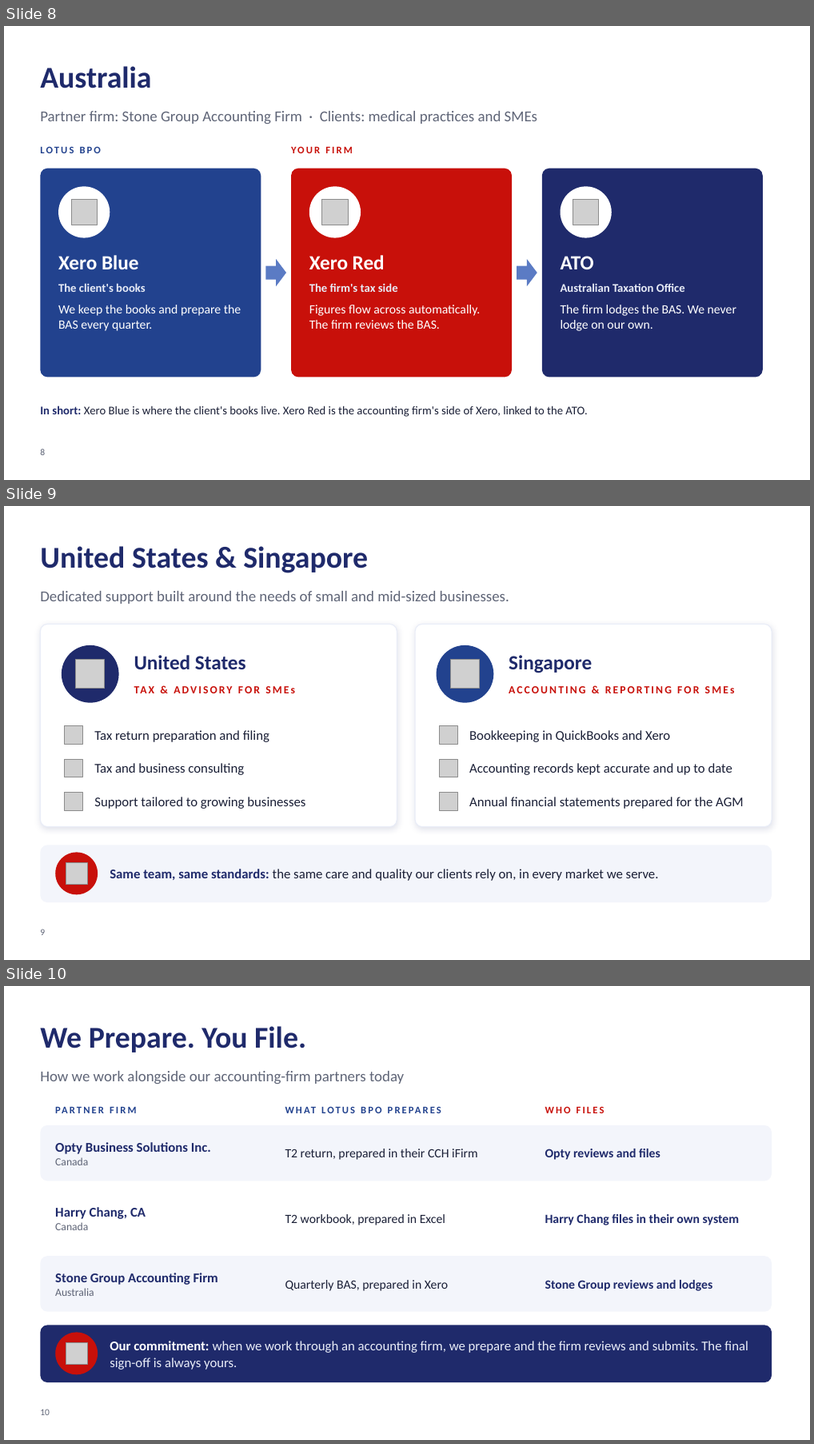
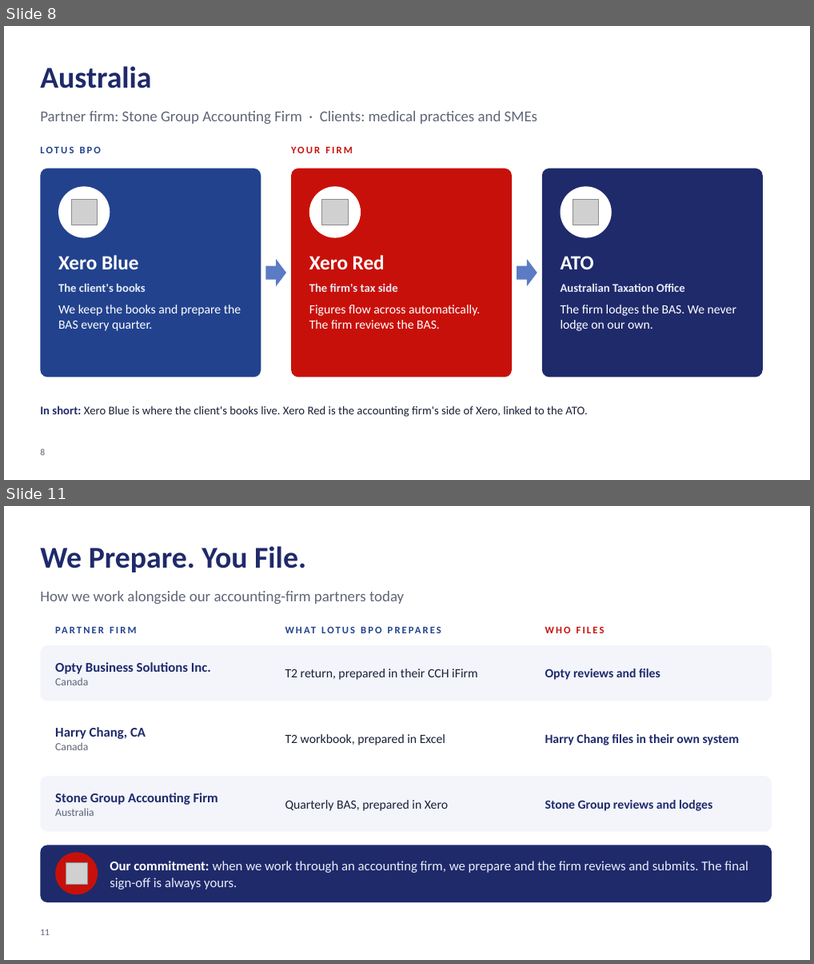
Before and after one commit to alvinjohnrheycamacho-source/Presentation-Deck, a slide deck: Lotus BPO - Conference Deck.pptx. Shown one above the other, each under a label of ours: slides 8, 9 and 10 before the commit, slides 8 and 11 after it; the slides between them are not shown. The pictures are 814x1444 and 814x964 pixels, drawn with LibreOffice and Linux fonts; fonts in the diff are those of the drawing; grey boxes stand for pictures; background and template pictures are left out. Boxes give left, top, right and bottom in pixels: in the first picture for what was removed or moved away, otherwise in the second. Text is boxed around its words. In the diff, an @@ line names an element or a change of style, - is before the commit and + after.

```diff
--- a/Lotus BPO - Conference Deck.pptx
+++ b/Lotus BPO - Conference Deck.pptx
@@ slide 9 removed at (4,506,810,960), background #FFFFFF @@
@@ title removed at (40,546,368,573) @@
-United States & Singapore
@@ text removed at (40,591,510,604) @@
-Dedicated support built around the needs of small and mid-sized businesses.
@@ rounded rectangle removed at (40,624,398,827) @@
@@ rounded rectangle removed at (415,624,772,827) @@
@@ ellipse removed at (62,645,119,703) @@
@@ ellipse removed at (437,645,494,703) @@
@@ picture removed at (76,660,105,688) @@
@@ text removed at (134,655,246,669) @@
-United States
@@ picture removed at (451,660,479,688) @@
@@ text removed at (509,655,592,673) @@
-Singapore
@@ text removed at (134,679,382,700) @@
-TAX & ADVISORY FOR SMEs
@@ text removed at (509,686,735,693) @@
-ACCOUNTING & REPORTING FOR SMEs
@@ picture removed at (65,725,82,744) @@
@@ text removed at (94,730,270,742) @@
-Tax return preparation and filing
@@ picture removed at (439,725,458,744) @@
@@ text removed at (470,730,670,742) @@
-Bookkeeping in QuickBooks and Xero
@@ picture removed at (65,759,82,777) @@
@@ text removed at (94,763,244,775) @@
-Tax and business consulting
@@ picture removed at (439,759,458,777) @@
@@ text removed at (470,763,733,775) @@
-Accounting records kept accurate and up to date
@@ picture removed at (65,792,82,810) @@
@@ picture removed at (439,792,458,810) @@
@@ text removed at (94,796,306,808) @@
-Support tailored to growing businesses
@@ text removed at (470,796,743,808) @@
-Annual financial statements prepared for the AGM
@@ rounded rectangle removed at (40,844,772,902) @@
@@ ellipse removed at (55,852,98,894) @@
@@ picture removed at (66,862,87,884) @@
@@ text removed at (110,868,659,880) @@
-Same team, same standards: the same care and quality our clients rely on, in every market we serve.
@@ page number removed at (40,928,45,935) @@
-9
@@ what was slide 10 is now slide 11 @@
@@ page number at (40,928,50,935): text changed @@
-10
+11
```
Also in this commit, not shown: 2 slides added, 2 other files.
